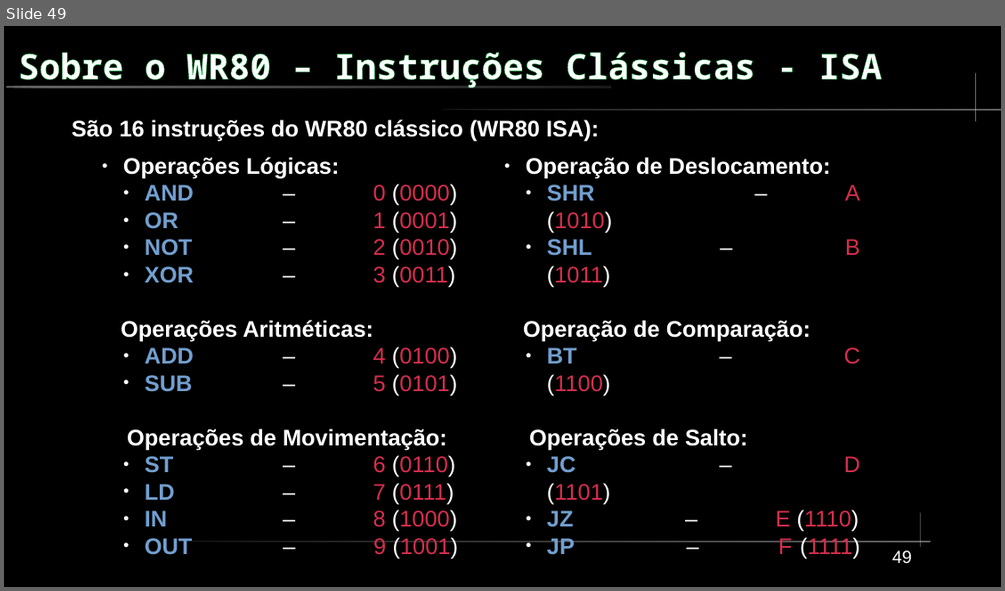
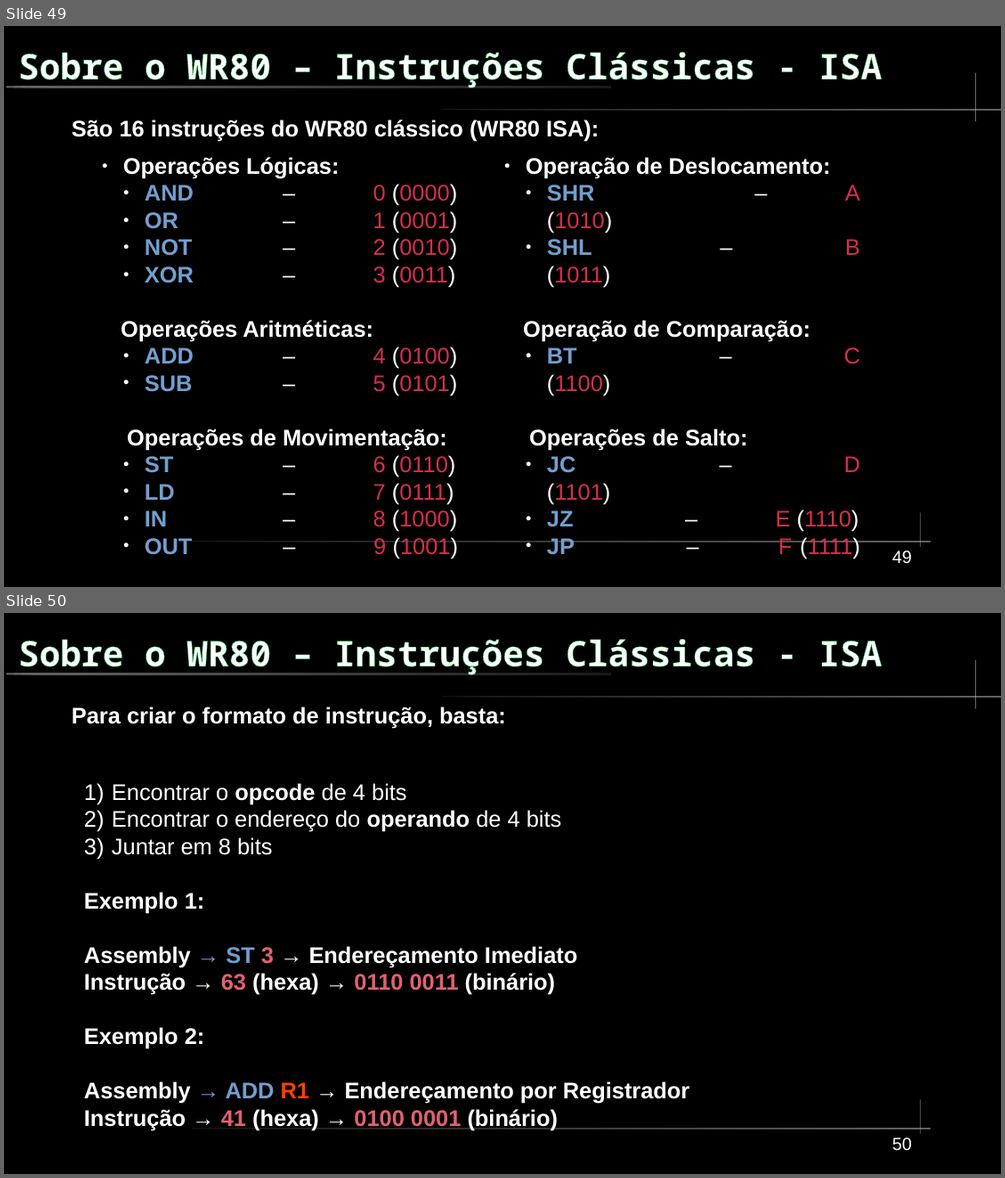
Before and after one commit to FrancisBFTC/WR80-Dev-Kit, a slide deck: Docs/Worshop-CPGoiás5.odp. Shown one above the other, each under a label of ours: slide 49 before the commit, slides 49 and 50 after it. The pictures are 1005x591 and 1005x1178 pixels, drawn with LibreOffice and Linux fonts; fonts in the diff are those of the drawing. Boxes give left, top, right and bottom in pixels: in the first picture for what was removed or moved away, otherwise in the second. Text is boxed around its words. In the diff, an @@ line names an element or a change of style, - is before the commit and + after.

```diff
--- a/Docs/Worshop-CPGoiás5.odp
+++ b/Docs/Worshop-CPGoiás5.odp
@@ slide 50 added at bbox=[4, 613, 1001, 1174], background #000000; not listed: 5 template elements that a slide beside it also shows @@
@@ title added at bbox=[18, 639, 882, 675], 28 pt, text #FFFFFF, bold @@
+Sobre o WR80 – Instruções Clássicas - ISA
@@ text added at bbox=[72, 706, 506, 729], 18 pt, text #FFFFFF, bold @@
+Para criar o formato de instrução, basta:
@@ text added at bbox=[84, 783, 689, 1130], 18 pt, text #FFFFFF, bold @@
+1) Encontrar o opcode de 4 bits
+2) Encontrar o endereço do operando de 4 bits
+3) Juntar em 8 bits
+Exemplo 1:
+Assembly → ST 3 → Endereçamento Imediato
+Instrução → 63 (hexa) → 0110 0011 (binário)
+Exemplo 2:
+Assembly → ADD R1 → Endereçamento por Registrador
+Instrução → 41 (hexa) → 0100 0001 (binário)
@@ page number added at bbox=[892, 1137, 912, 1151], 14 pt, text #FFFFFF @@
+50
```
Also in this commit, not shown: 8 slides changed, 5 other slides added.
